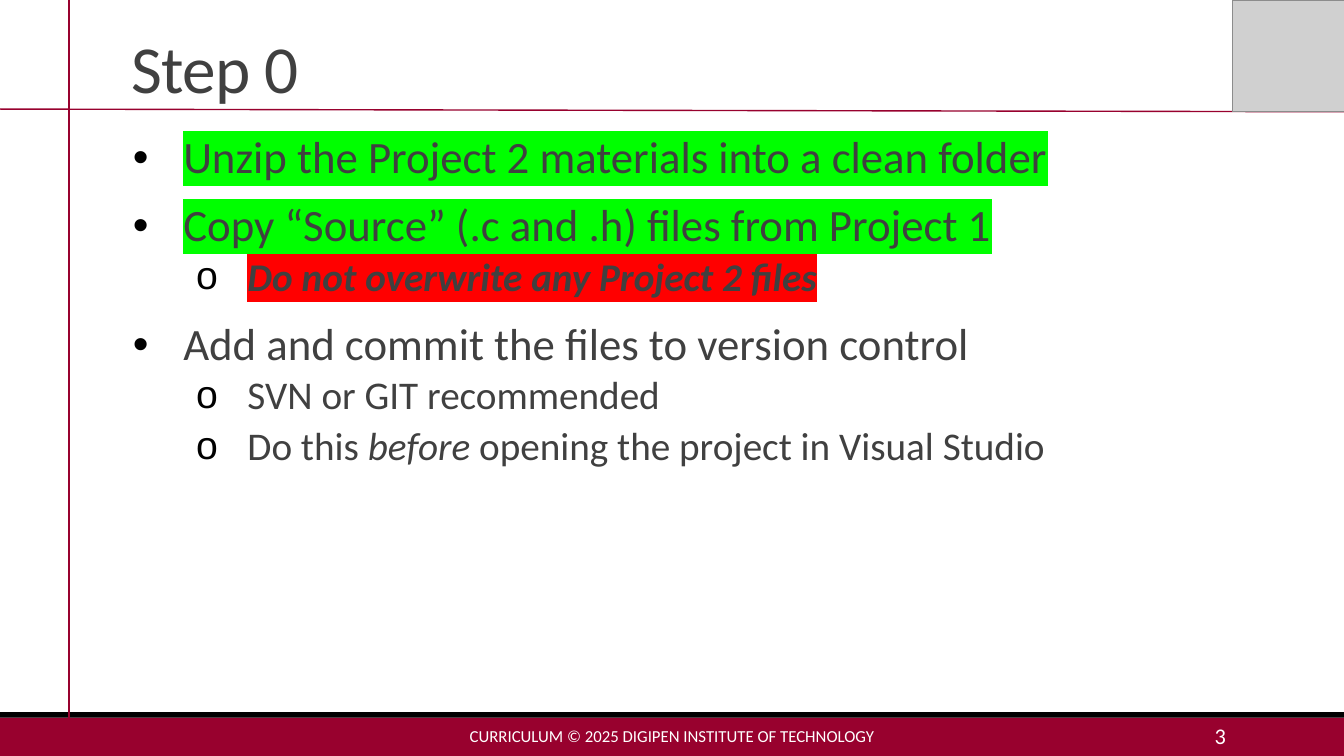
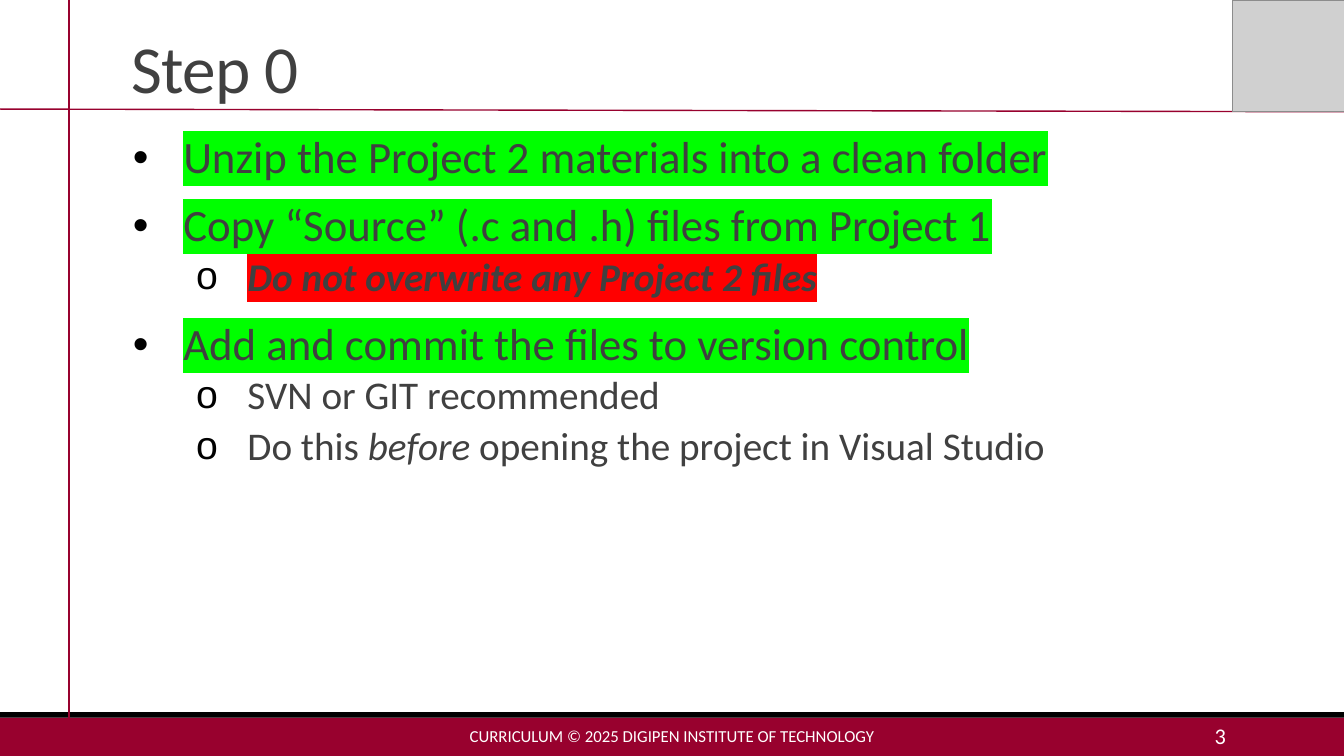
Before and after one commit to MakoJBryant/cs-230-project-game-engine, a slide deck: slide 3 of Project2-Lecture.pptx. Drawn at 1344x756 pixels with LibreOffice and Linux fonts; fonts in the diff are those of the drawing; grey boxes stand for pictures. Boxes give left, top, right and bottom in pixels: in the first picture for what was removed or moved away, otherwise in the second. Text is boxed around its words. In the diff, an @@ line names an element or a change of style, - is before the commit and + after.

```diff
--- a/Project2-Lecture.pptx
+++ b/Project2-Lecture.pptx
@@ text at <box>183,329,968,361</box>: highlight none to #00FF00 in "Add and commit the files to version ..." @@
```
Also in this commit, not shown: 1 other slide changed, 1 other file.
